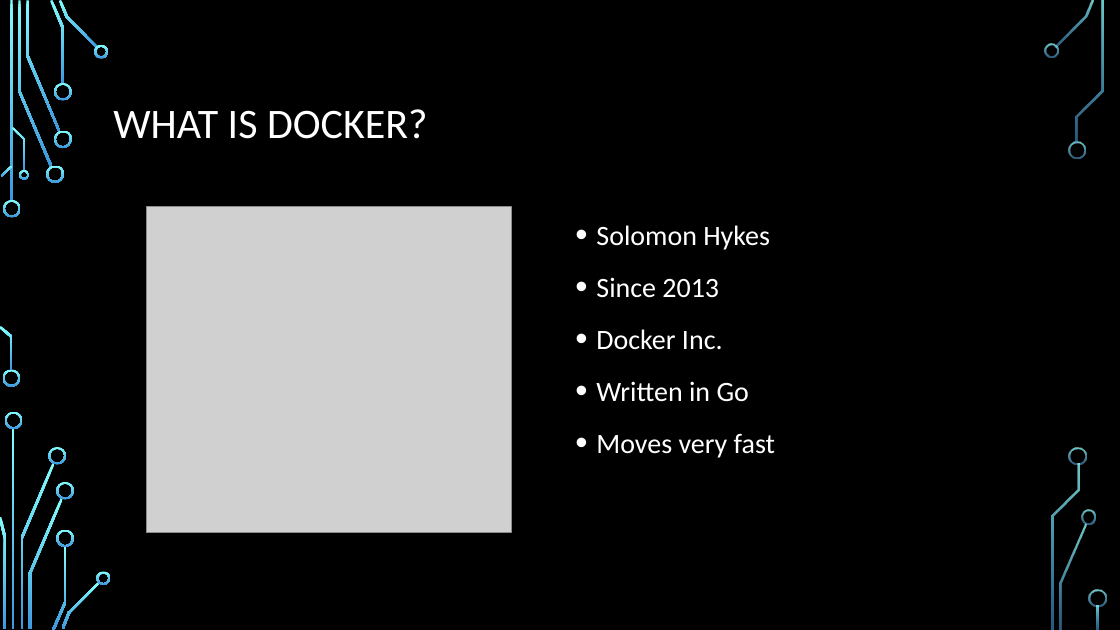
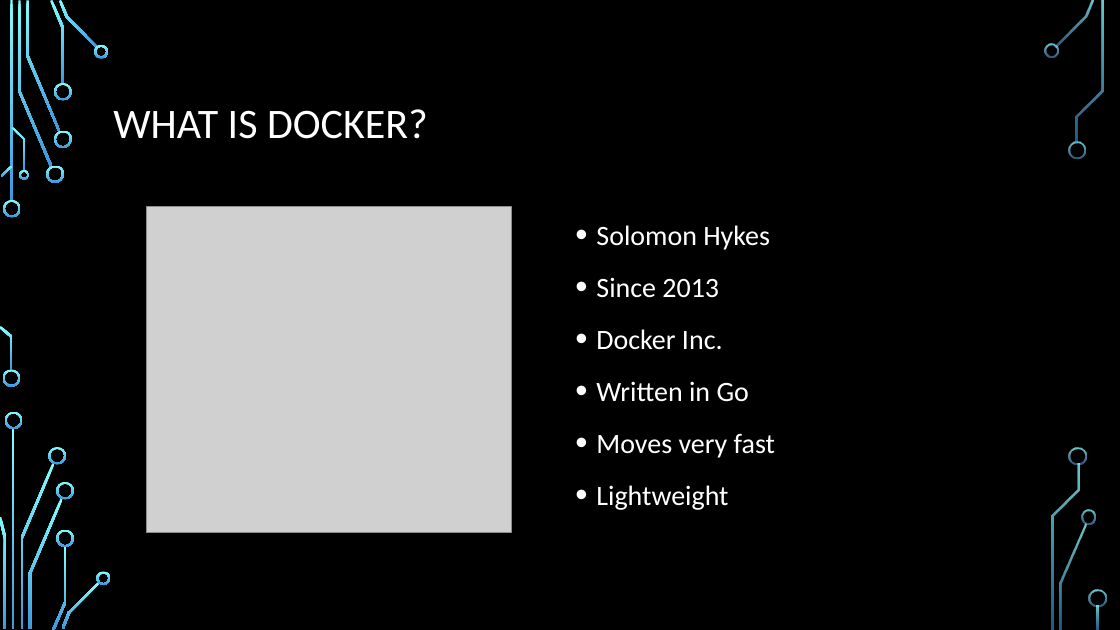
Before and after one commit to serdarmumcu/dockertraining, a slide deck: slide 5 of DOCKER 101.pptx. Drawn at 1120x630 pixels with LibreOffice and Linux fonts; fonts in the diff are those of the drawing; grey boxes stand for pictures; background and template pictures are left out. Boxes give left, top, right and bottom in pixels: in the first picture for what was removed or moved away, otherwise in the second. Text is boxed around its words. In the diff, an @@ line names an element or a change of style, - is before the commit and + after.

```diff
--- a/DOCKER 101.pptx
+++ b/DOCKER 101.pptx
@@ text at (x1=596, y1=485, x2=728, y2=510): paragraph added @@
+• Lightweight
```
Also in this commit, not shown: 8 other slides changed, 2 slides added.
